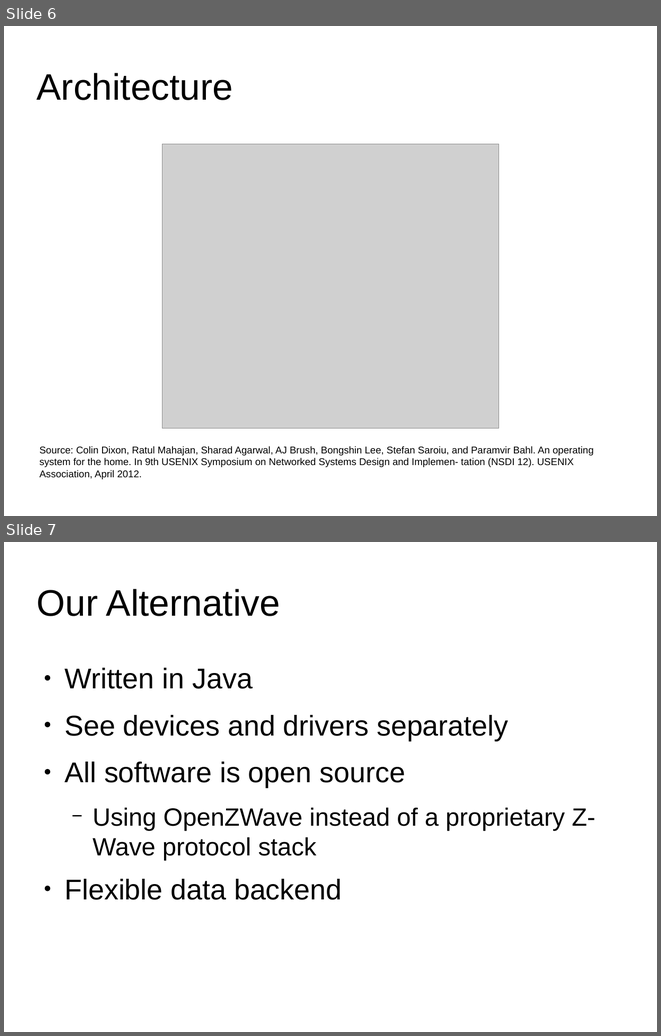
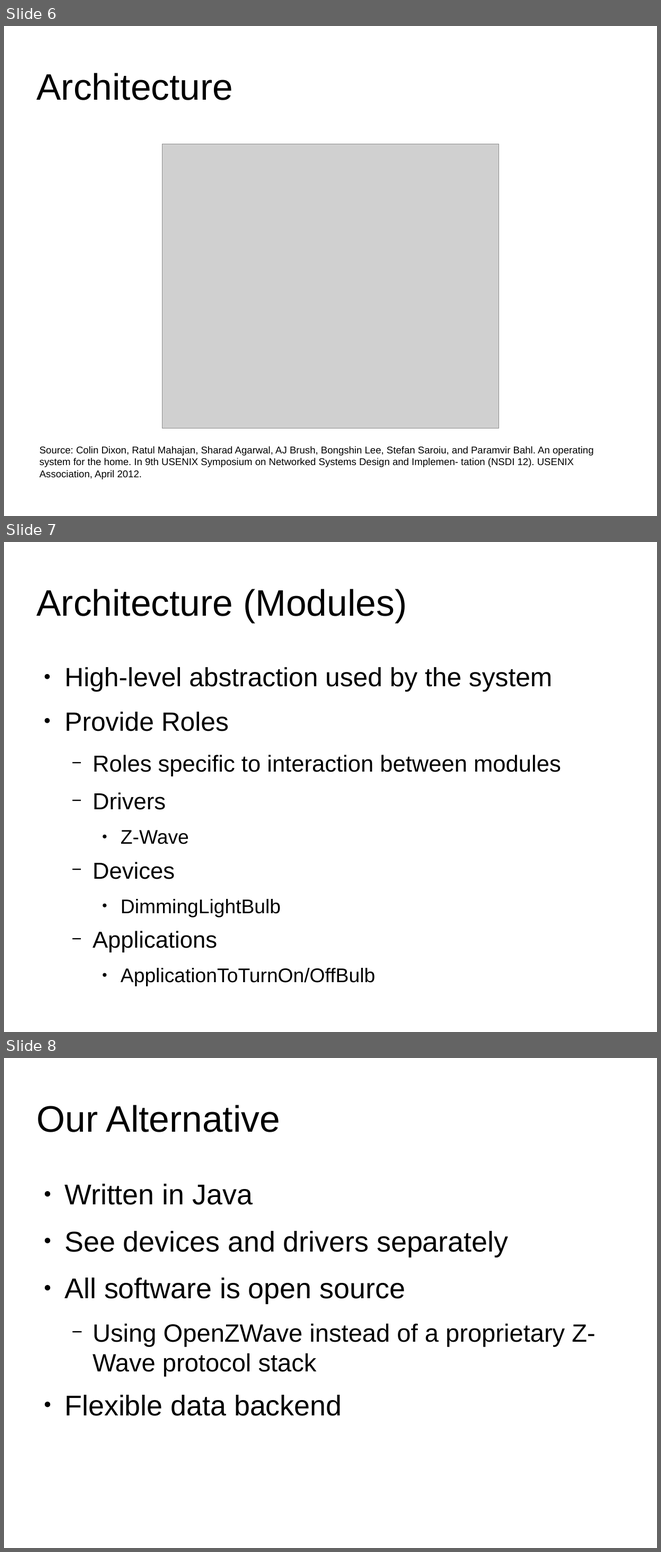
Before and after one commit to 0xCafeDude/crossPlatformAlternativeHomeOS, a slide deck: presentation/presentation.odp. Shown one above the other, each under a label of ours: slides 6 and 7 before the commit, slides 6, 7 and 8 after it. The pictures are 661x1036 and 661x1552 pixels, drawn with LibreOffice and Linux fonts; fonts in the diff are those of the drawing; grey boxes stand for pictures; background and template pictures are left out. Boxes give left, top, right and bottom in pixels: in the first picture for what was removed or moved away, otherwise in the second. Text is boxed around its words. In the diff, an @@ line names an element or a change of style, - is before the commit and + after.

```diff
--- a/presentation/presentation.odp
+++ b/presentation/presentation.odp
@@ slide 7 added at box(4, 542, 657, 1032), background #FFFFFF @@
@@ title added at box(37, 589, 407, 623), 44.8 pt, text #000000 @@
+Architecture (Modules)
@@ text added at box(64, 667, 561, 952), 28.1 pt, text #000000 @@
+● High-level abstraction used by the system
+● Provide Roles
+  − Roles specific to interaction between modules
+  − Drivers
+    ● Z-Wave
+  − Devices
+    ● DimmingLightBulb
+  − Applications
+    ● ApplicationToTurnOn/OffBulb
@@ what was slide 7 is now slide 8 @@
```
Also in this commit, not shown: 1 other slide added, 3 other files.
